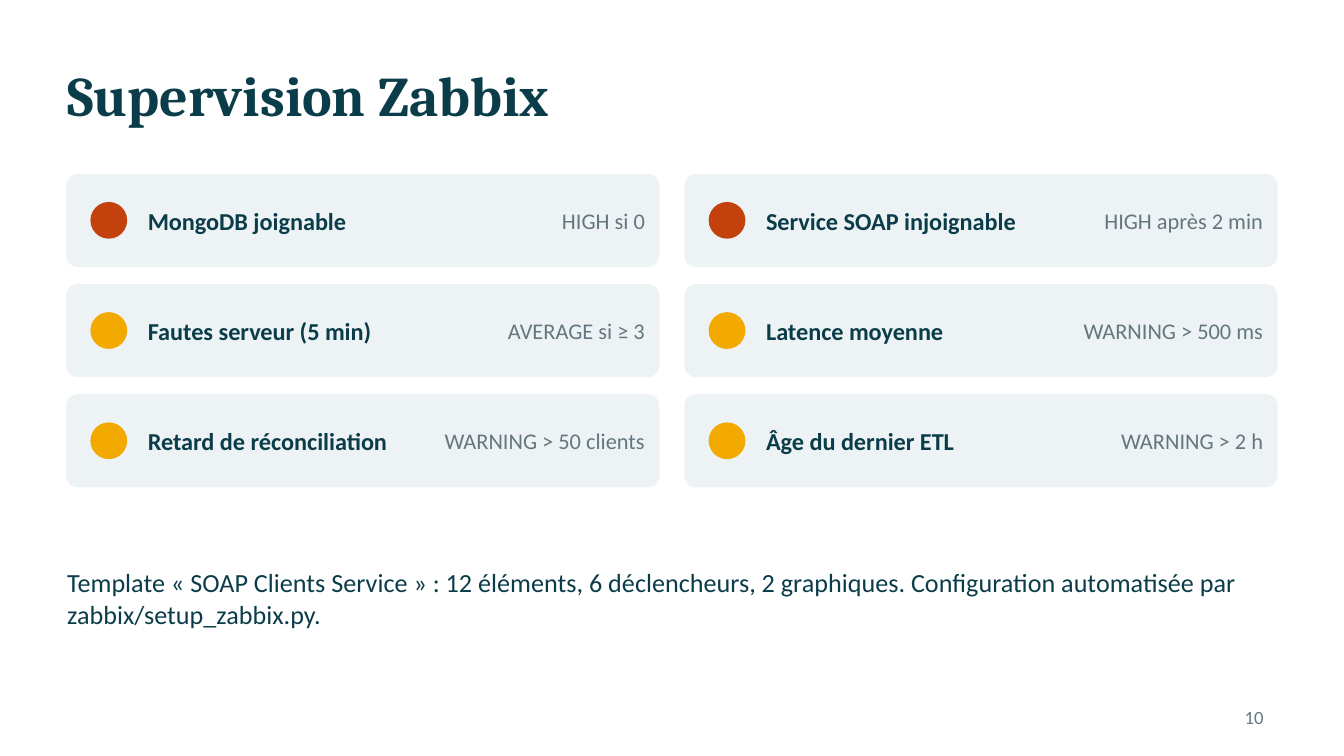
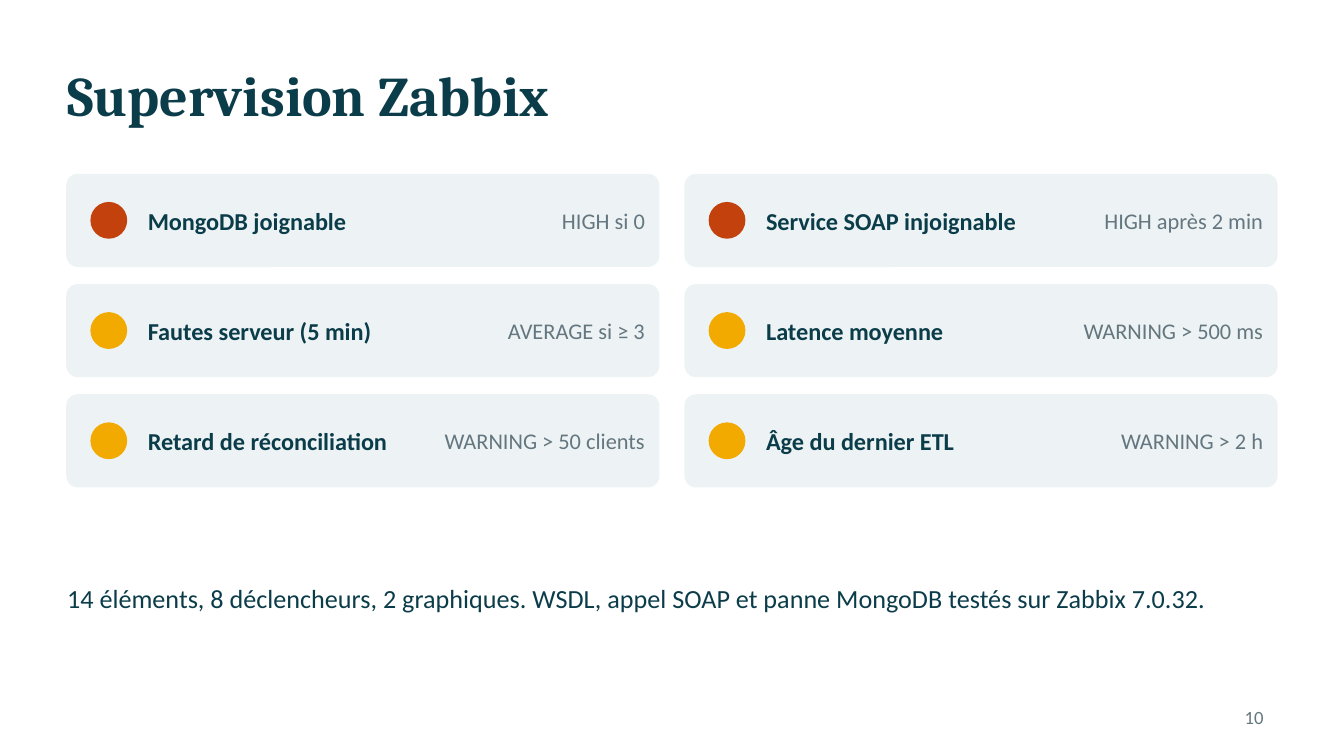
Before and after one commit to gildaskoanda/soap-clients-groupe5-si, a slide deck: slide 10 of presentation/PRESENTATION_SOAP_CLIENTS.pptx. Drawn at 1344x756 pixels with LibreOffice and Linux fonts; fonts in the diff are those of the drawing. Boxes give left, top, right and bottom in pixels: in the first picture for what was removed or moved away, otherwise in the second. Text is boxed around its words. In the diff, an @@ line names an element or a change of style, - is before the commit and + after.

Commit message:
feat(soap) complete and validate group 5 delivery
Document the SOAP contract, validation rules and reconciliation strategy.
Protect SOAP-owned records from stale imports and concurrent updates.
Correct Airflow discovery, local container settings and secret handling.
Update the vulnerable Symfony Mime dependency without broad upgrades.
Add real Zabbix checks and a controlled outage verification scenario.
Record 33 unit tests, 23 SOAP tests, 27 pipeline checks and 9 Zabbix checks.
Update the group presentation with member names and verified results.

```diff
--- a/presentation/PRESENTATION_SOAP_CLIENTS.pptx
+++ b/presentation/PRESENTATION_SOAP_CLIENTS.pptx
@@ text at (x1=67, y1=590, x2=1205, y2=613): text changed @@
-Template « SOAP Clients Service » : 12 éléments, 6 déclencheurs, 2 graphiques. Configuration automatisée par zabbix/setup_zabbix.py.
+14 éléments, 8 déclencheurs, 2 graphiques. WSDL, appel SOAP et panne MongoDB testés sur Zabbix 7.0.32.
```
Also in this commit, not shown: 7 other slides changed, 1 slide added, 1 slide removed, 33 other files.
